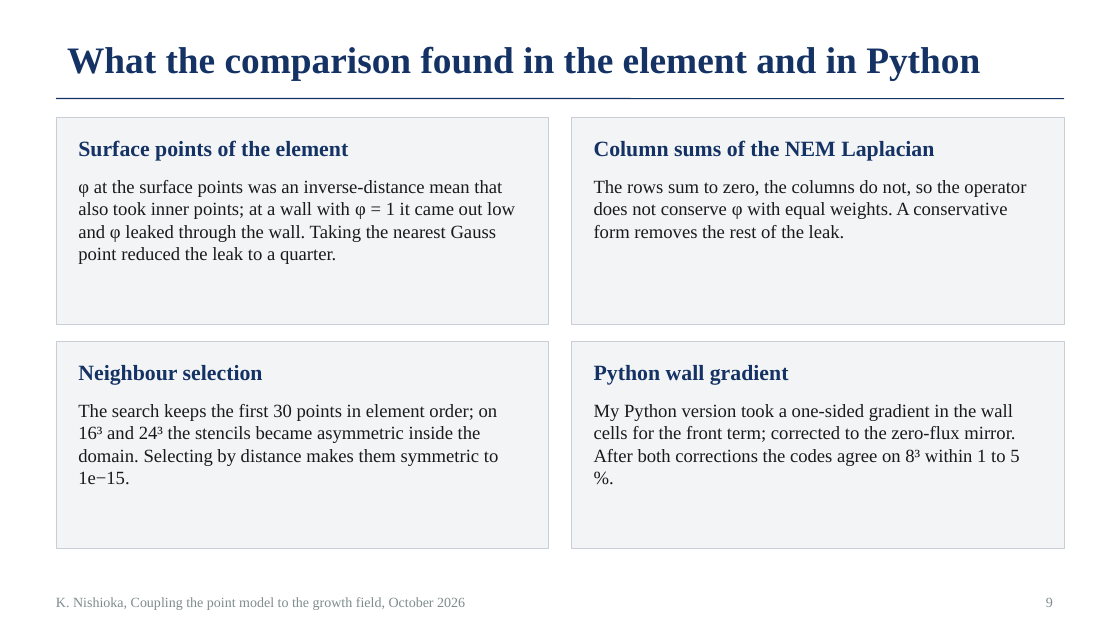
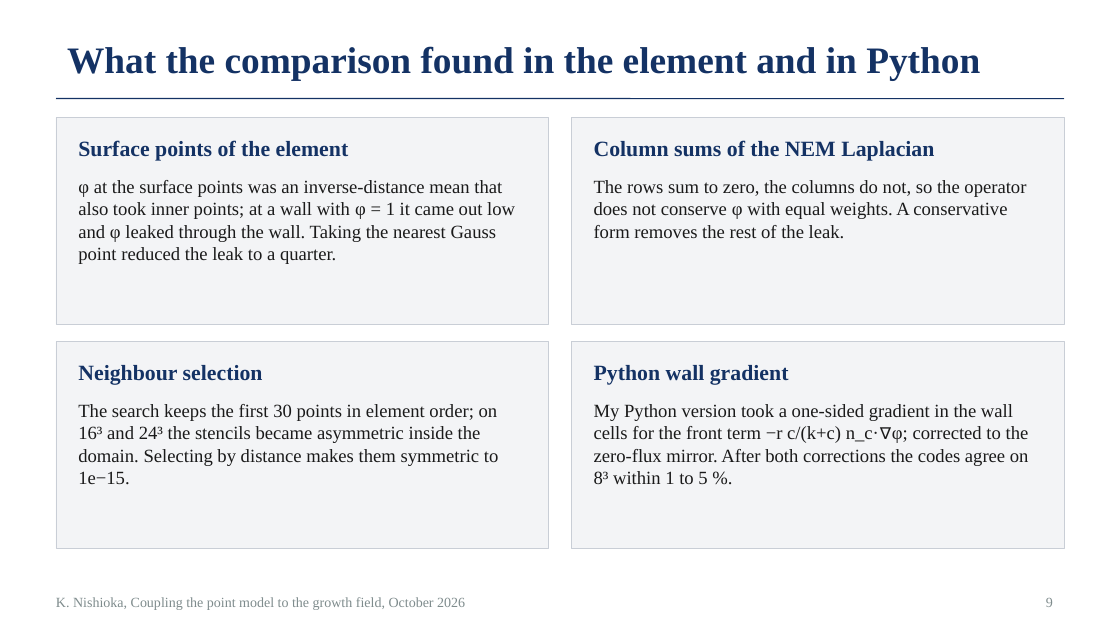
Before and after one commit to keisuke58/pde-fem-biofilm, a slide deck: slide 9 of slides_progress_2026-10.pptx. Drawn at 1120x630 pixels with LibreOffice and Linux fonts; fonts in the diff are those of the drawing. Boxes give left, top, right and bottom in pixels: in the first picture for what was removed or moved away, otherwise in the second. Text is boxed around its words. In the diff, an @@ line names an element or a change of style, - is before the commit and + after.

```diff
--- a/slides_progress_2026-10.pptx
+++ b/slides_progress_2026-10.pptx
@@ text at <box>594,404,1029,484</box>: text changed @@
-My Python version took a one-sided gradient in the wall cells for the front term; corrected to the zero-flux mirror. After both corrections the codes agree on 8³ within 1 to 5 %.
+My Python version took a one-sided gradient in the wall cells for the front term −r c/(k+c) n_c·∇φ; corrected to the zero-flux mirror. After both corrections the codes agree on 8³ within 1 to 5 %.
```
Also in this commit, not shown: 5 other slides changed, 7 other files.
